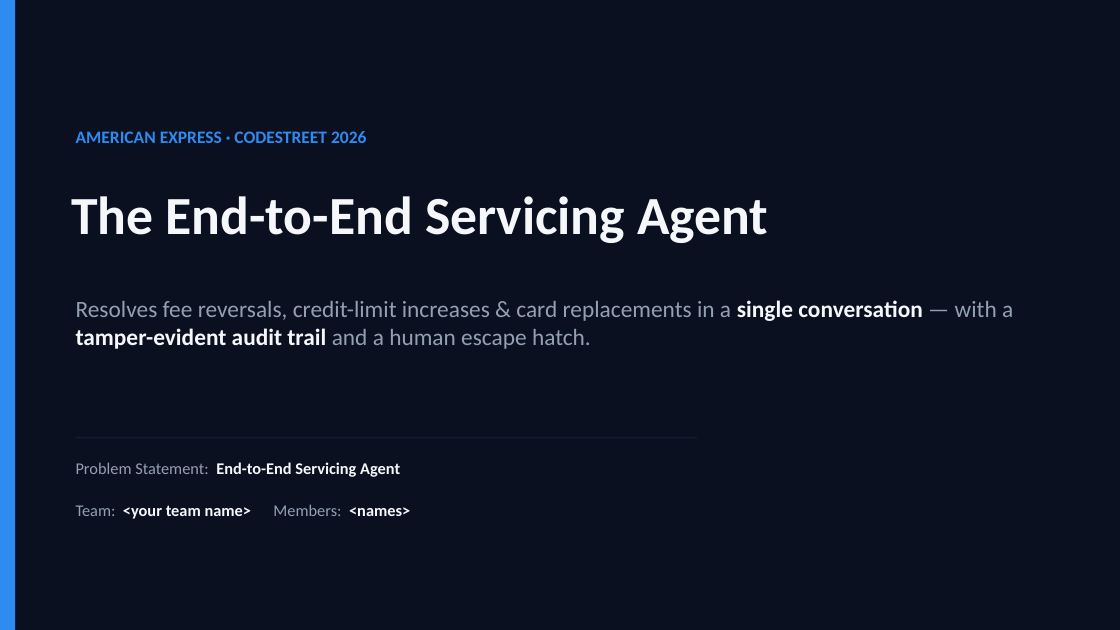
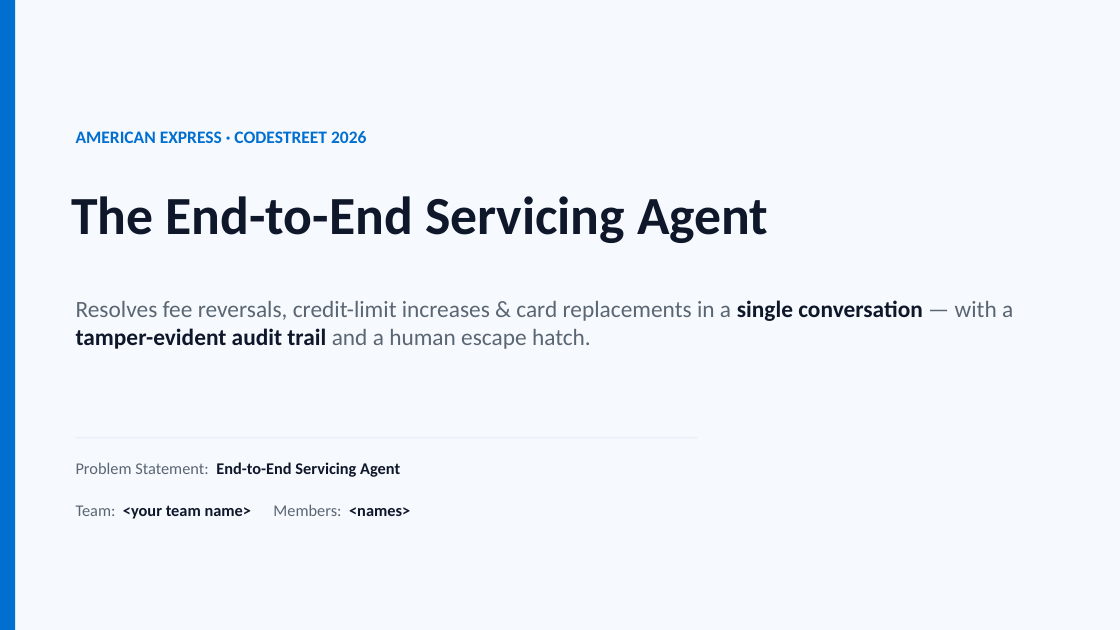
Before and after one commit to VaibhavDangaich/Codestreet_2026, a slide deck: slide 1 of deck/CodeStreet2026_Servicing_Agent.pptx. Drawn at 1120x630 pixels with LibreOffice and Linux fonts; fonts in the diff are those of the drawing. Boxes give left, top, right and bottom in pixels: in the first picture for what was removed or moved away, otherwise in the second. Text is boxed around its words. In the diff, an @@ line names an element or a change of style, - is before the commit and + after.

```diff
--- a/deck/CodeStreet2026_Servicing_Agent.pptx
+++ b/deck/CodeStreet2026_Servicing_Agent.pptx
@@ rectangle at <box>0,0,1120,630</box>: fill #0B1020 to #F6F9FD @@
@@ rectangle at <box>0,0,15,630</box>: fill #2E8BF0 to #016FD0 @@
@@ text "AMERICAN EXPRESS · CODESTREET 2026" at <box>76,131,366,143</box>: text colour #2E8BF0 to #016FD0 @@
@@ text "The End-to-End Servicing Agent" at <box>71,196,768,243</box>: text colour #F5F7FA to #0F172A @@
@@ text "Resolves fee reversals, credit-limit increases ..." at <box>76,300,1013,349</box>: text colour #93A0B4 to #5B6673 in "Resolves fee reversals, credit-limit increases & card ..."; text colour #F5F7FA to #0F172A in "single conversation tamper-evident audit trail" @@
@@ rectangle at <box>76,437,697,439</box>: fill #141C30 to #E9F0F9 @@
@@ text "Problem Statement: End-to-End Servicing Agent" at <box>76,462,400,477</box>: text colour #93A0B4 to #5B6673 in "Problem Statement:"; text colour #F5F7FA to #0F172A in "End-to-End Servicing Agent" @@
@@ text "Team: <your team name> Members: ..." at <box>76,504,410,519</box>: text colour #93A0B4 to #5B6673 in "Team: Members:"; text colour #F5F7FA to #0F172A in "<your team name> <names>" @@
```
Also in this commit, not shown: 9 other slides changed, 1 slide added, 2 other files.
